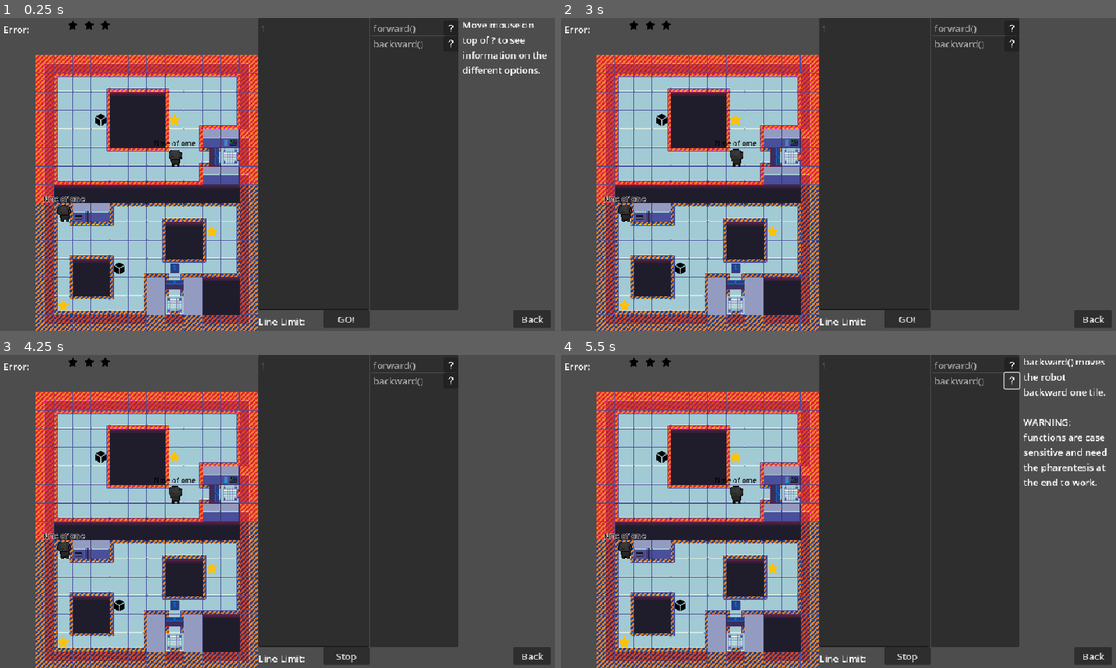
Above: before the commit, frames 1-4 (two rows, left to right).
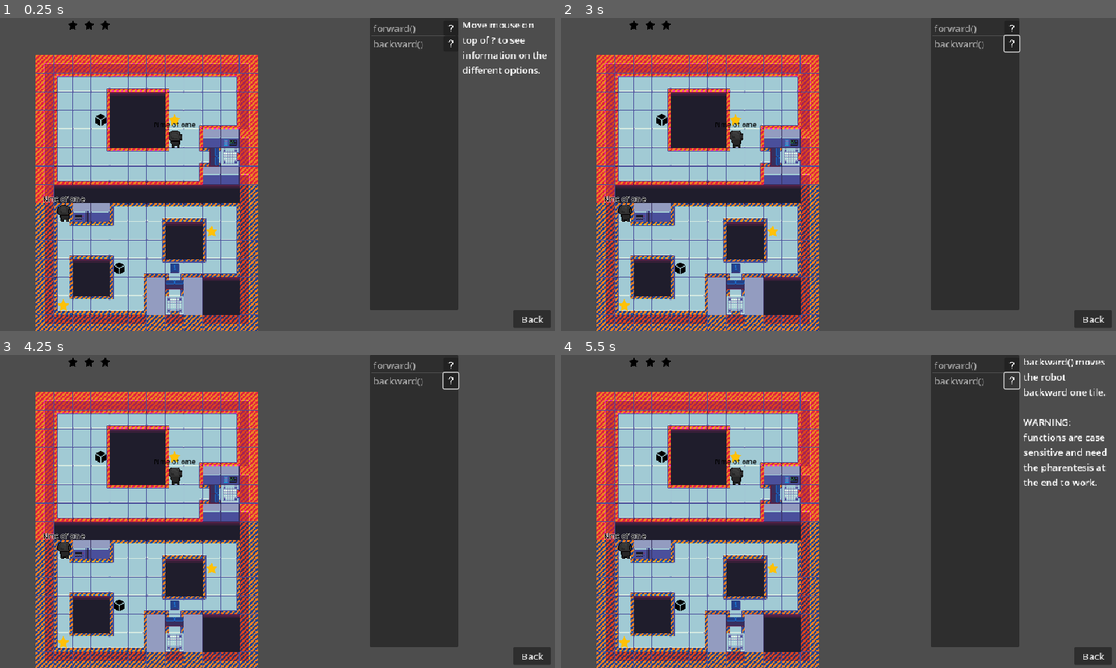
Above: after the commit, the same moments.

Repository: BingloGames/Robot-Bachelor
Game: Godot game, scene res://levels/2 player/Level4.tscn
Same seed, same stepped clock (60 frames per second), same inputs: the game is played once before the commit and once after it. This scene is started directly instead of the project's main scene.
Inputs (mouse positions are in pixels of both pictures, inside the frame that each line leads up to):
- Up to frame 1 (0.25 s): no input
- Up to frame 2 (3 s): click (905, 318) at 0.5 s, where only the run before the commit has a clickable "GO!"; click (1010, 27) at 1.25 s; click (1010, 43) at 2 s; click (905, 318) at 2.75 s, where only the run before the commit has a clickable "Stop"
- Up to frame 3 (4.25 s): click (344, 655) at 3.5 s, where only the run before the commit has a clickable "GO!"
- Up to frame 4 (5.5 s): click (1010, 364) at 4.25 s; click (1010, 380) at 5 s

The runs differ from the first frame. In frame 1, 19% of the frame differs, in the area x 0-67%, y 0-99%; in frame 2, 20%, in the area x 0-83%, y 0-99%; in frame 3, 20%; in frame 4, 19%.
Error before the commit: Invalid call. Nonexistent function 'has_noce' in base 'Node2D (game multiplayer.gd)'. (res://text_edit_multiplayer.gd:118)

Commit message:
level 4 multiplayer change

Diff:
--- a/robot-project/levels/2 player/Level4.tscn
+++ b/robot-project/levels/2 player/Level4.tscn
@@ -56,7 +56,7 @@
 start_direction = Vector2i(0, -1)
 
 [node name="robot2" parent="robots" instance=ExtResource("5_72kc1")]
-position = Vector2(304, 240)
+position = Vector2(304, 208)
 start_direction = Vector2i(0, -1)
 
 [node name="items" type="Node2D" parent="."]
@@ -74,6 +74,7 @@
 offset_bottom = 536.0
 
 [node name="code" parent="." instance=ExtResource("7_mk5yf")]
+visible = false
 offset_right = 640.0
 offset_bottom = 536.0
 line_limit = 100
